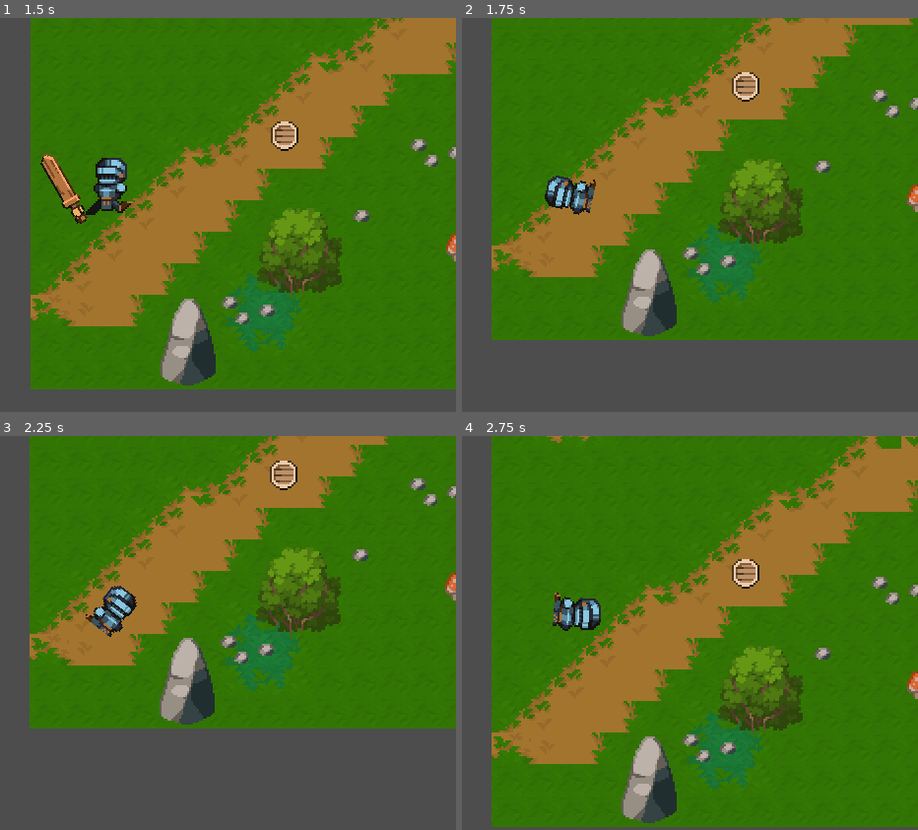
Above: before the commit, frames 1-4 (two rows, left to right).
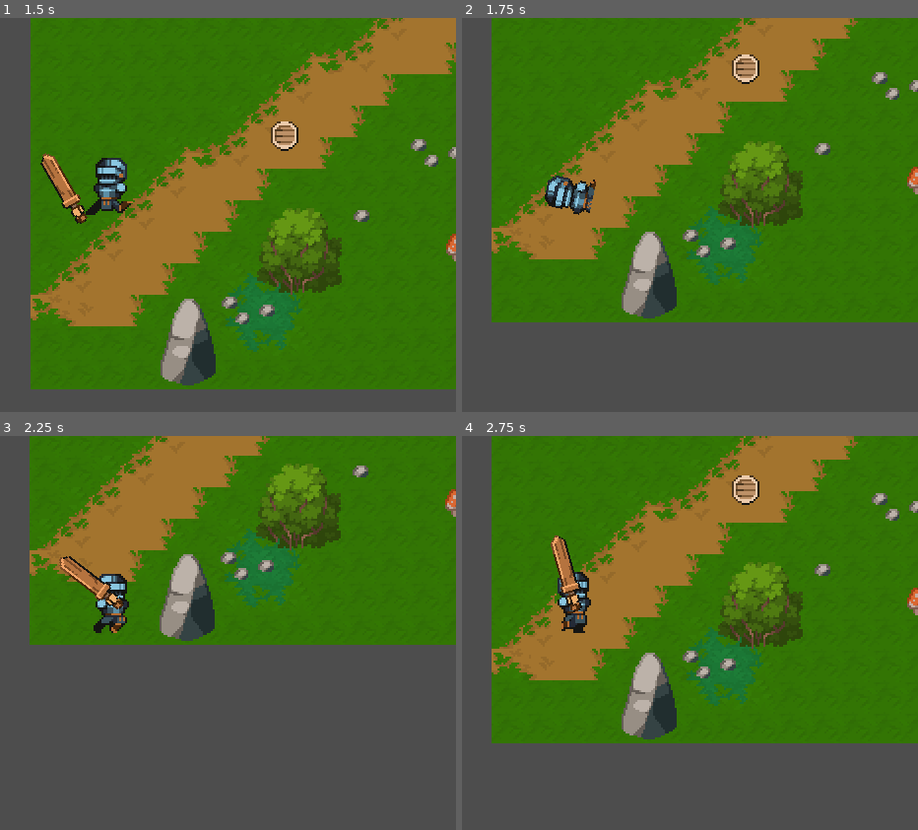
Above: after the commit, the same moments.

Repository: victordev018/Turning-Back-the-Pain
Game: Godot game, scene res://scenes/world_1.tscn
Same seed, same stepped clock (60 frames per second), same inputs: the game is played once before the commit and once after it.
Inputs (mouse positions are in pixels of both pictures, inside the frame that each line leads up to):
- Up to frame 1 (1.5 s): tap Enter (ui_accept) at 0.5, 0.77 s; move the mouse to (264, 195) at 0.52 s; hold W (move_up) 0.53-1.28 s; click (264, 195) at 0.6 s; tap D (move_rigth) at 0.8, 1.35 s; move the mouse to (outside the picture) at 1.27 s; hold S (move_down) from 1.28 s (still down)
- Up to frame 2 (1.75 s): keep holding S (move_down); tap Enter (ui_accept) at 1.52 s; right-click (outside the picture) at 1.55 s
- Up to frame 3 (2.25 s): move the mouse to (182, 546) at 2.02 s; release S (move_down) at 2.03 s; hold W (move_up) from 2.03 s (still down); right-click (182, 546) at 2.1 s
- Up to frame 4 (2.75 s): keep holding W (move_up); click (644, 546) at 2.3 s

Frame 1 is identical in both runs. In frame 2, 17% of the frame differs, in the area x 6-100%, y 0-82%; in frame 3, 45%; in frame 4, 56%, in the area x 6-100%, y 0-100%.

Commit message:
Update roll

Diff:
--- a/scenes/player.tscn
+++ b/scenes/player.tscn
@@ -446,3 +446,8 @@
 vertex_colors = PackedColorArray(1, 1, 1, 0, 1, 1, 1, 1, 1, 1, 1, 1, 1, 1, 1, 1, 1, 1, 1, 1, 1, 1, 1, 1, 1, 1, 1, 1, 1, 1, 1, 1)
 
 [node name="Camera" type="Camera2D" parent="."]
+
+[node name="RollRecoveryTimer" type="Timer" parent="."]
+wait_time = 3.0
+
+[connection signal="timeout" from="RollRecoveryTimer" to="." method="_on_roll_recovery_timer_timeout"]
--- a/scripts/player.gd
+++ b/scripts/player.gd
@@ -2,6 +2,9 @@
 
 @onready var animation = $Animation
 ## Movimentação do Player
+## Capacidade do player usar o rolamento
+var rolling : bool = false
+var canRoll = true
 var _move_speed: float = 100
 var _friction : float = 0.8
 var _acceleration: float = 0.4
@@ -34,18 +37,25 @@
 
 func _physics_process(delta):
 	var _canMove: bool = !Global.uiNode.visible;
+	rolling = $AnimationPlayer.current_animation in ["RollRight", "RollLeft"]
 	if _canMove:
 		_move()
 		move_and_slide()
 	else:
 		velocity = Vector2.ZERO;
+	if rolling:
+		velocity = _direction * _move_speed * 2
+	# Desativar colisão ao rolar. TODO..alterar para hurt box! S2
+	var my_coll = get_node("Colision") as CollisionShape2D
+	my_coll.disabled = rolling
 	state_machine()
 
 func _move() -> void:
-	_direction = Vector2(
-		Input.get_axis("move_left", "move_rigth"),
-		Input.get_axis("move_up", "move_down")
-	)
+	if !rolling:
+		_direction = Vector2(
+			Input.get_axis("move_left", "move_rigth"),
+			Input.get_axis("move_up", "move_down")
+		)
 	if _direction != Vector2.ZERO:
 		velocity.x = lerp(velocity.x, _direction.normalized().x * _move_speed, _acceleration)
 		velocity.y = lerp(velocity.y, _direction.normalized().y * _move_speed, _acceleration)
@@ -59,13 +69,14 @@
 	manageFacing()
 	manageSword()
 	# Atacar
-	if Input.is_action_just_pressed("attack"):
+	if Input.is_action_just_pressed("attack") and !rolling:
 		$AnimationPlayer.play("Attack")
 
 	# Rolar
-	if Input.is_action_just_pressed("roll"):
+	if Input.is_action_just_pressed("roll") and canRoll:
+		canRoll = false
+		$RollRecoveryTimer.start()
 		var _rollAnimation = "RollRight" if facing > 0 else "RollLeft"
-
 		$AnimationPlayer.play(_rollAnimation)
 
 func state_machine():
@@ -74,3 +85,6 @@
 		state = "Run"
 	if animation.name != state:
 		animation.play(state)
+
+func _on_roll_recovery_timer_timeout():
+	canRoll = true
